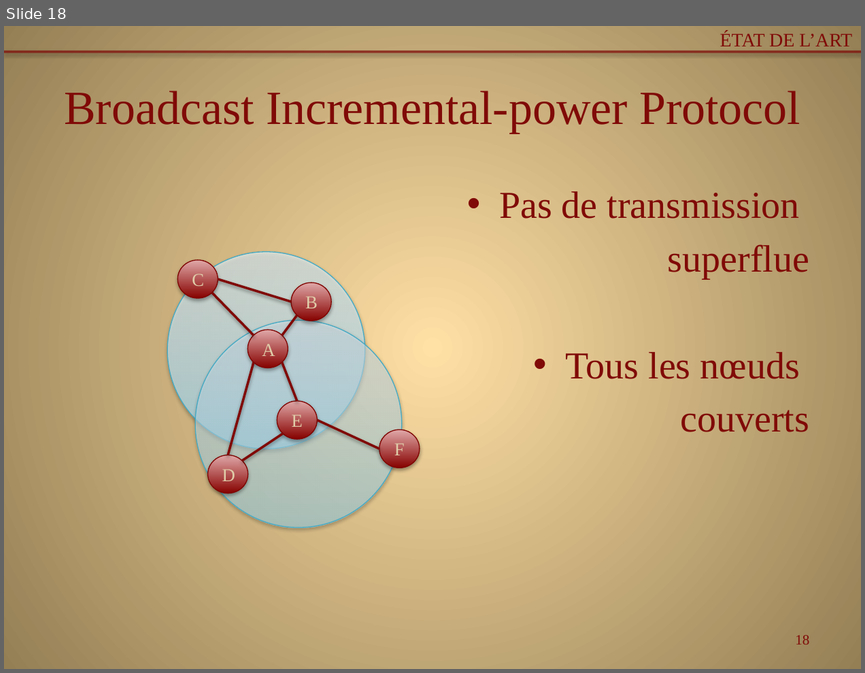
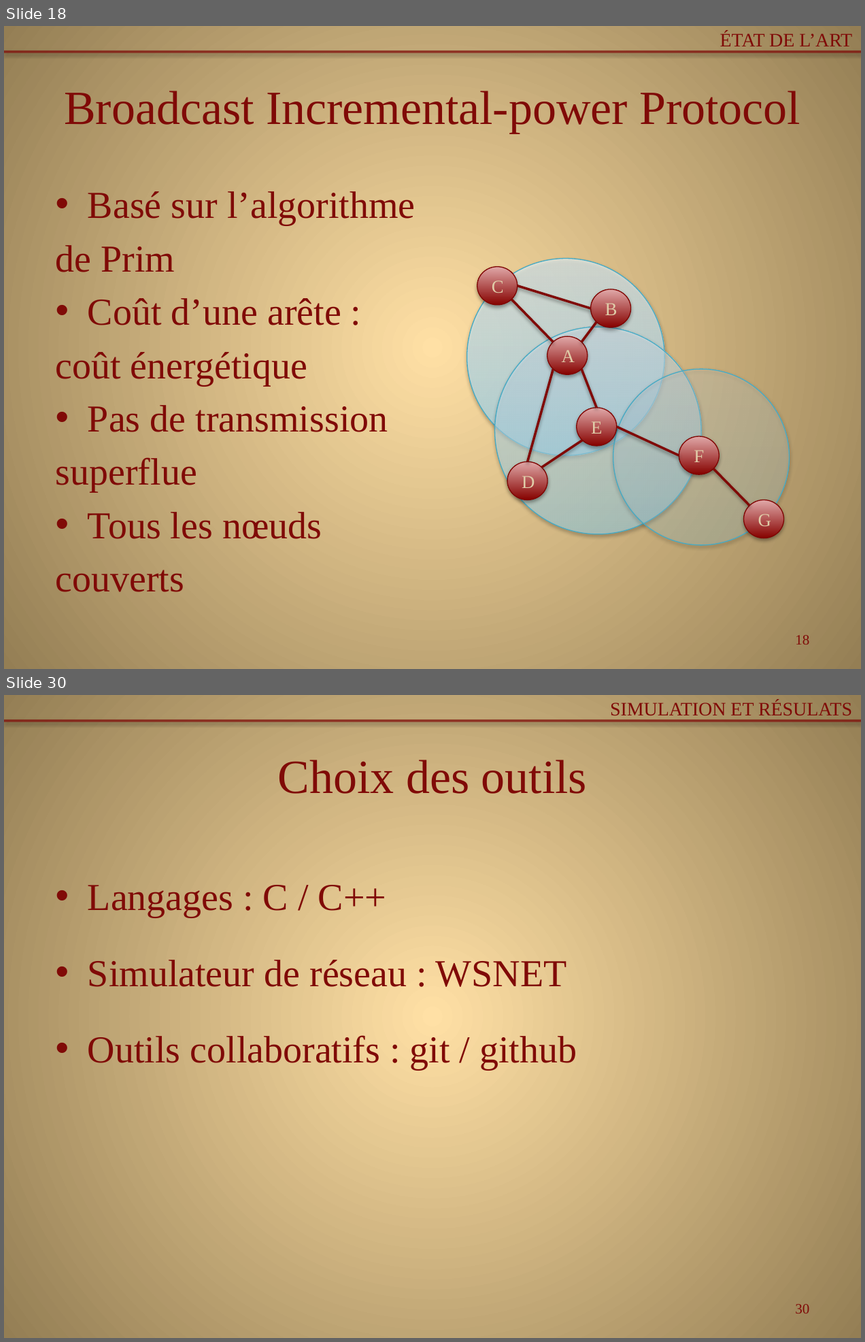
Before and after one commit to Patre/Energy-saving-in-sensors--networks, a slide deck: Redaction/pres.pptx. Shown one above the other, each under a label of ours: slide 18 before the commit, slides 18 and 30 after it; the slides between them are not shown. The pictures are 865x673 and 865x1342 pixels, drawn with LibreOffice and Linux fonts; fonts in the diff are those of the drawing. Boxes give left, top, right and bottom in pixels: in the first picture for what was removed or moved away, otherwise in the second. Text is boxed around its words. In the diff, an @@ line names an element or a change of style, - is before the commit and + after.

```diff
--- a/Redaction/pres.pptx
+++ b/Redaction/pres.pptx
@@ slide 30 added at [4,695,861,1338], background gradient #FFDFA6 to #957E54; not listed: 1 template element that a slide beside it also shows @@
@@ text added at [610,700,852,715], 16 pt, text #800A07 @@
+SIMULATION ET RÉSULATS
@@ title added at [278,760,587,794], 40 pt, text #800A07 @@
+Choix des outils
@@ text added at [88,885,577,1070], 32 pt, text #800A07 @@
+• Langages : C / C++
+• Simulateur de réseau : WSNET
+• Outils collaboratifs : git / github
@@ page number added at [795,1304,809,1313], 12 pt, text #800A07 @@
+30
@@ slide 18 changed as well @@
@@ text at [56,191,415,385]: paragraphs added @@
+• Basé sur l’algorithme
+de Prim
+• Coût d’une arête :
+coût énergétique
@@ 8 ellipses, 7 lines: place and size @@
-8 ellipses, 7 lines at [168,251,419,527]
+8 ellipses, 7 lines at [466,258,719,534]
@@ ellipse added at [613,369,789,544], fill gradient #A7E6FF to #C1EDFF to #E7F8FF, outline #46AAC5 0.75 pt @@
@@ text at [56,405,388,592]: alignment right to left @@
@@ line added from (713, 468) to (749, 505), #800A07 2 pt @@
@@ ellipse added at [743,500,784,538], fill gradient #870300 to #E0A9A9, outline #800704 0.75 pt, 15.3 pt, text #E0CDA9 @@
+G
```
Also in this commit, not shown: 2 other slides changed, 11 other slides added, 1 other file.
